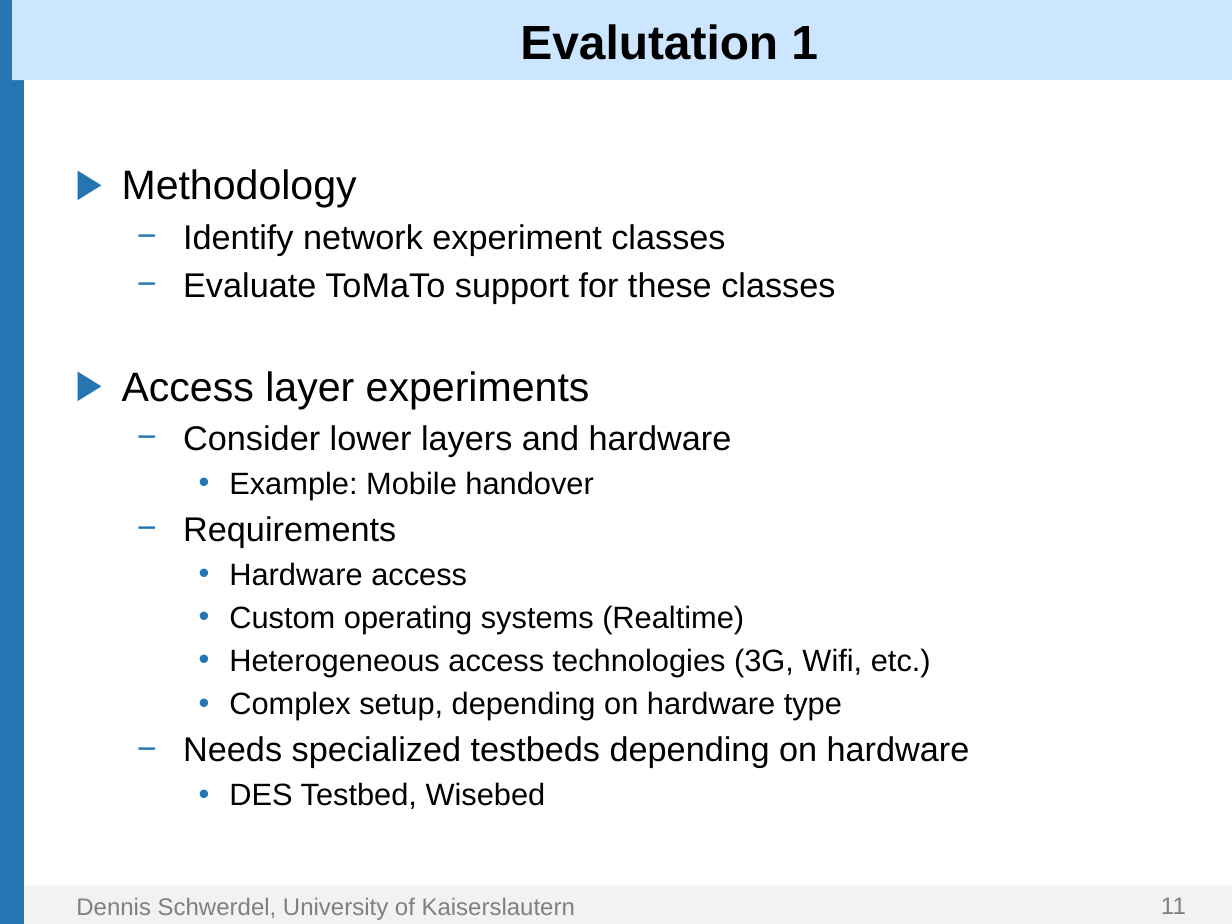
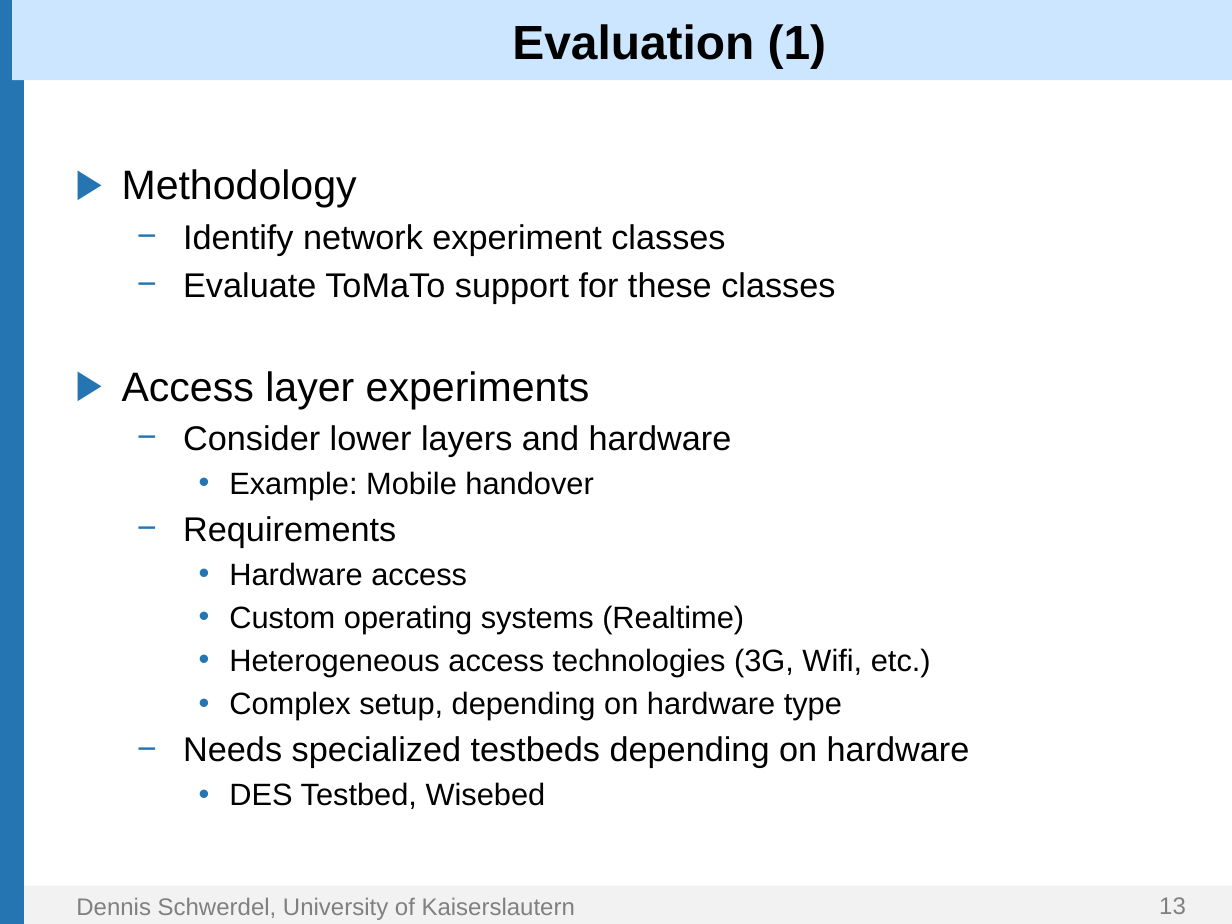
Before and after one commit to GLab/ToMaTo, a slide deck: slide 13 of doc/Presentation/ToMaTo.pptx (slide 11 before the commit). Drawn at 1232x924 pixels with LibreOffice and Linux fonts; fonts in the diff are those of the drawing; background and template pictures are left out. Boxes give left, top, right and bottom in pixels: in the first picture for what was removed or moved away, otherwise in the second. Text is boxed around its words. In the diff, an @@ line names an element or a change of style, - is before the commit and + after.

Commit message:
ToMaTo presentation changes

```diff
--- a/doc/Presentation/ToMaTo.pptx
+++ b/doc/Presentation/ToMaTo.pptx
@@ title at <box>512,24,827,68</box>: text changed @@
-Evalutation 1
+Evaluation (1)
@@ page number at <box>1159,897,1186,914</box>: text changed @@
-11
+13
```
Also in this commit, not shown: 3 other slides changed, 4 slides added.
